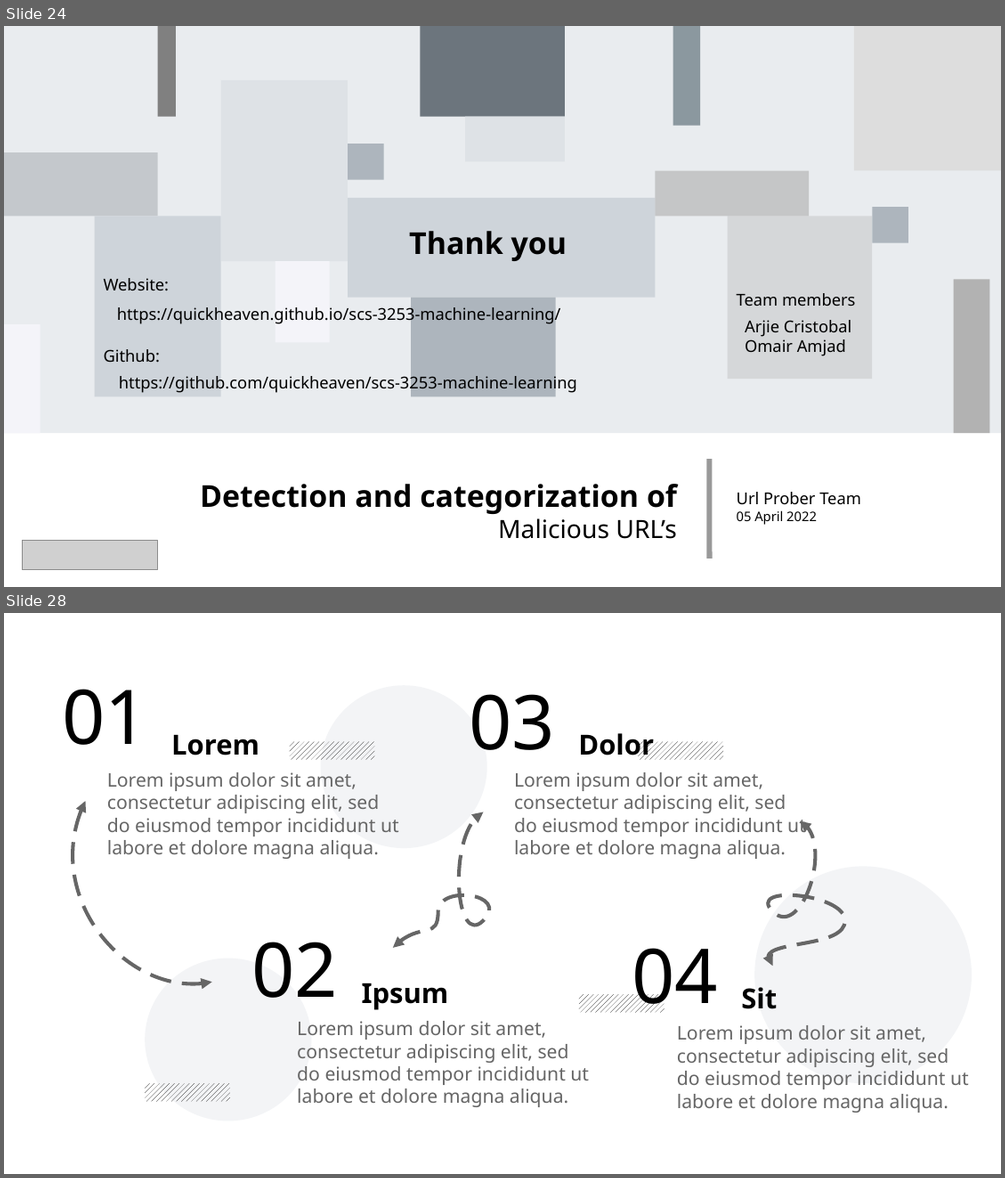
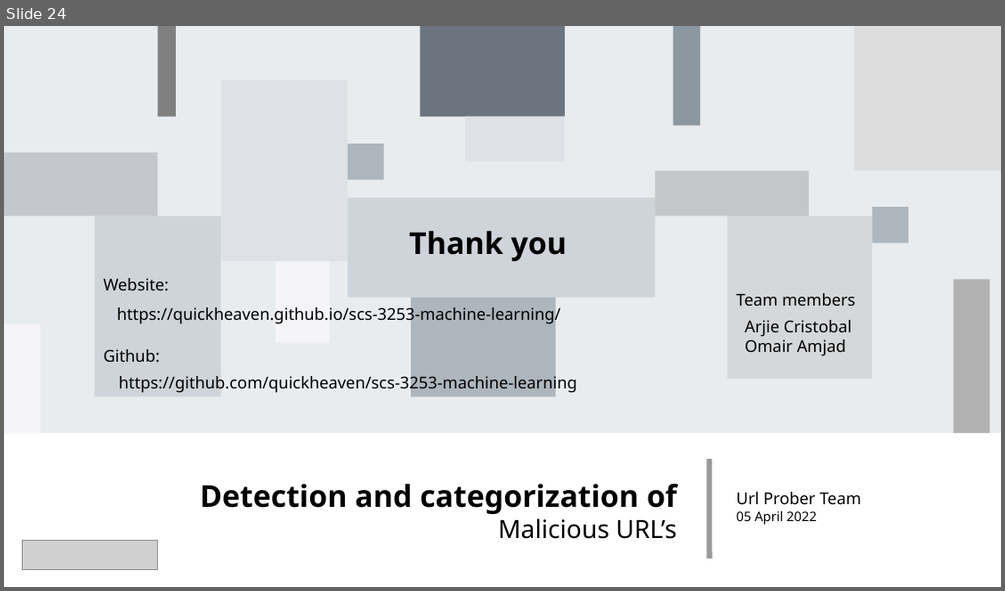
Before and after one commit to quickheaven/scs-3253-machine-learning, a slide deck: documentation/Detection and categorization of malicious URLs.odp. Shown one above the other, each under a label of ours: slides 24 and 28 before the commit, slide 24 after it; the slides between them are not shown. The pictures are 1005x1178 and 1005x591 pixels, drawn with LibreOffice and Linux fonts; fonts in the diff are those of the drawing; grey boxes stand for pictures. Boxes give left, top, right and bottom in pixels: in the first picture for what was removed or moved away, otherwise in the second. Text is boxed around its words. In the diff, an @@ line names an element or a change of style, - is before the commit and + after.

```diff
--- a/documentation/Detection and categorization of malicious URLs.odp
+++ b/documentation/Detection and categorization of malicious URLs.odp
@@ slide 28 removed at [4,613,1001,1174], background #FFFFFF @@
@@ text removed at [62,689,148,745] @@
-01
@@ ellipse removed at [321,685,487,848] @@
@@ text removed at [469,694,555,750] @@
-03
@@ text removed at [171,734,259,755] @@
-Lorem
@@ rectangle removed at [290,741,375,760] @@
@@ text removed at [578,733,654,760] @@
-Dolor
@@ rectangle removed at [638,741,723,760] @@
@@ text removed at [107,772,399,859] @@
-Lorem ipsum dolor sit amet, consectetur adipiscing elit, sed do eiusmod tempor incididunt ut labore et dolore magna aliqua.
@@ text removed at [514,772,806,859] @@
-Lorem ipsum dolor sit amet, consectetur adipiscing elit, sed do eiusmod tempor incididunt ut labore et dolore magna aliqua.
@@ freeform shape removed at [73,801,212,984] @@
@@ freeform shape removed at [393,812,490,948] @@
@@ freeform shape removed at [769,821,845,965] @@
@@ ellipse removed at [755,867,971,1083] @@
@@ ellipse removed at [146,958,312,1121] @@
@@ text removed at [251,941,338,997] @@
-02
@@ text removed at [631,948,718,1013] @@
-04
@@ text removed at [362,982,449,1010] @@
-Ipsum
@@ rectangle removed at [579,995,664,1013] @@
@@ text removed at [741,987,777,1009] @@
-Sit
@@ text removed at [297,1021,589,1107] @@
-Lorem ipsum dolor sit amet, consectetur adipiscing elit, sed do eiusmod tempor incididunt ut labore et dolore magna aliqua.
@@ text removed at [677,1025,969,1112] @@
-Lorem ipsum dolor sit amet, consectetur adipiscing elit, sed do eiusmod tempor incididunt ut labore et dolore magna aliqua.
@@ rectangle removed at [146,1083,230,1102] @@
```
Also in this commit, not shown: 3 other slides removed, 1 other file.
